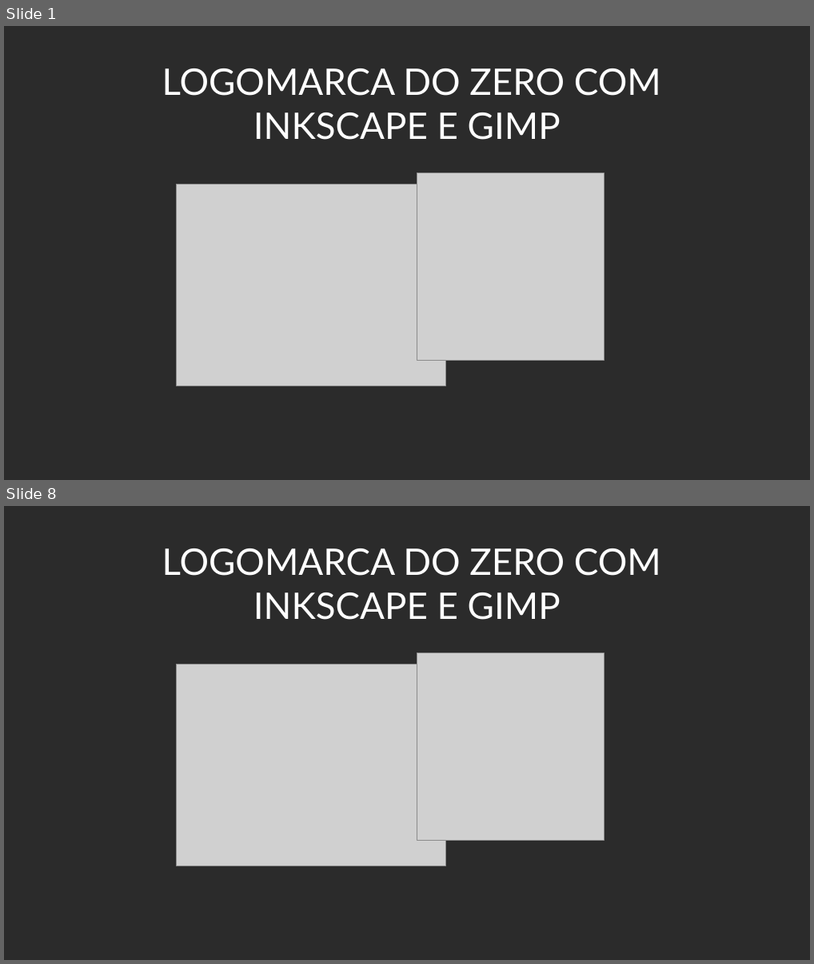
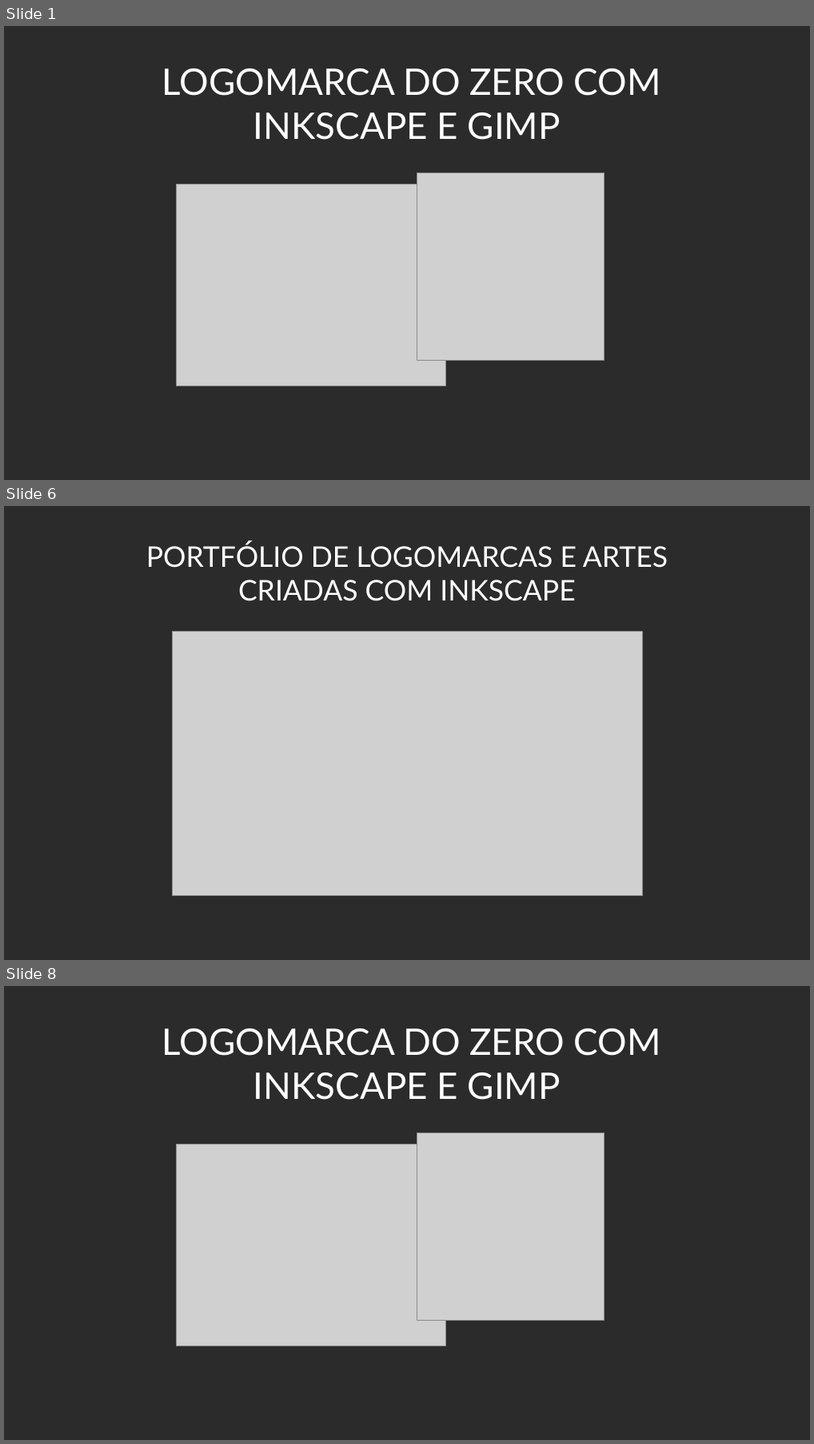
Before and after one commit to Doginnn/expotec2020, a slide deck: palestras/Expotec_2020_Criando logo INKSCAPE e GIMP.odp. Shown one above the other, each under a label of ours: slides 1 and 8 before the commit, slides 1, 6 and 8 after it; the slides between them are not shown. The pictures are 814x964 and 814x1444 pixels, drawn with LibreOffice and Linux fonts; fonts in the diff are those of the drawing; grey boxes stand for pictures; background and template pictures are left out; a plain dark background stands for a picture behind light text. Boxes give left, top, right and bottom in pixels: in the first picture for what was removed or moved away, otherwise in the second. Text is boxed around its words. In the diff, an @@ line names an element or a change of style, - is before the commit and + after.

Commit message:
[ADD]Modificando palestra logo do zero com INKSCAPE e GIMP

```diff
--- a/palestras/Expotec_2020_Criando logo INKSCAPE e GIMP.odp
+++ b/palestras/Expotec_2020_Criando logo INKSCAPE e GIMP.odp
@@ slide 6 added at box(4, 506, 810, 960), background picture (left out) @@
@@ text added at box(146, 542, 668, 601), 28 pt, text #FFFFFF @@
+PORTFÓLIO DE LOGOMARCAS E ARTES CRIADAS COM INKSCAPE
@@ picture added at box(172, 631, 642, 896) @@
```
Also in this commit, not shown: 5 other slides added, 8 slides removed.
